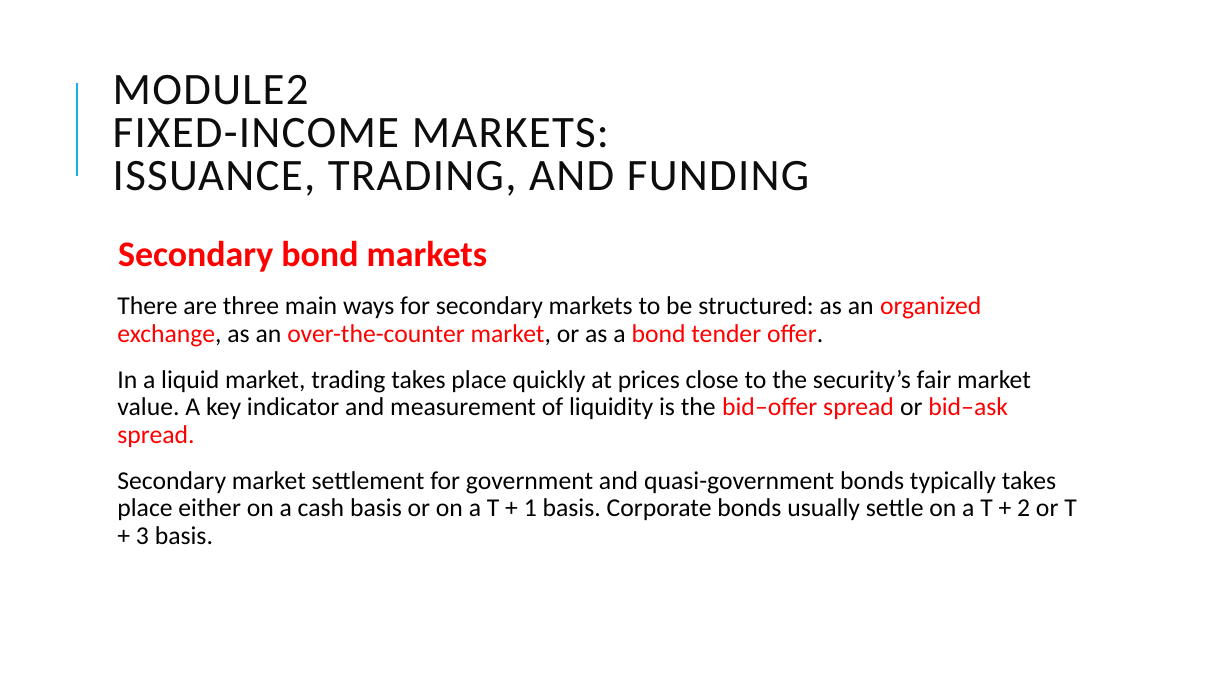
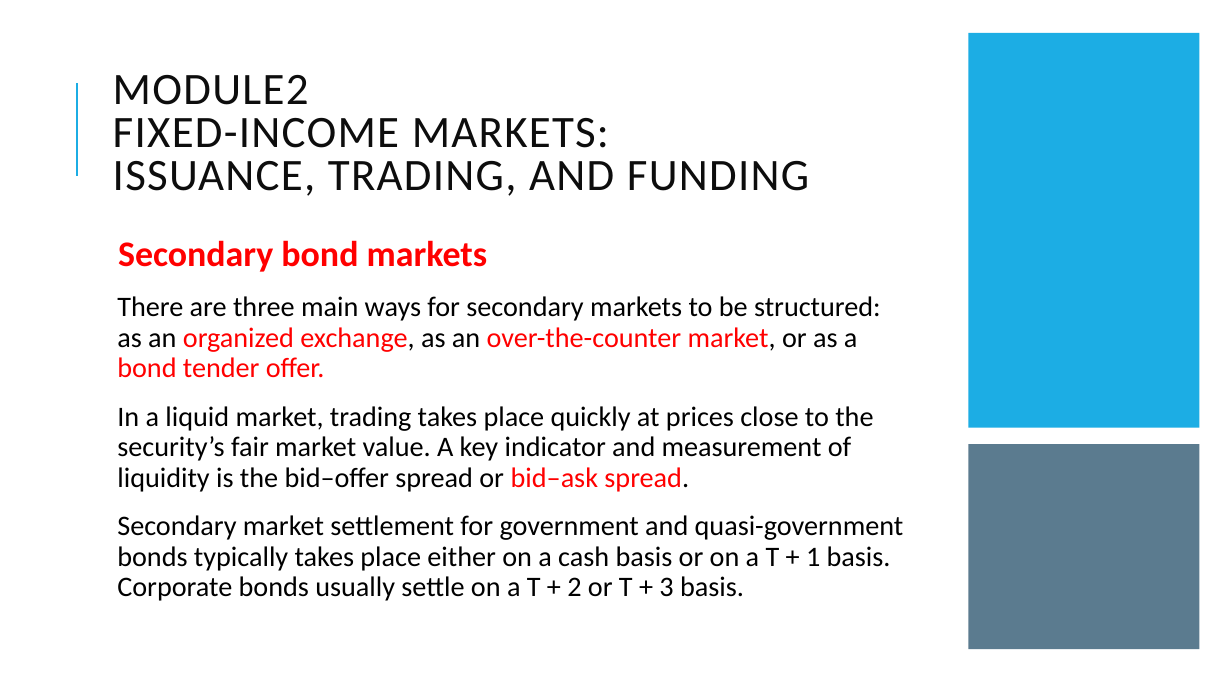
Before and after one commit to Isco0530/data, a slide deck: slide 66 of Fixed Income.pptx. Drawn at 1232x693 pixels with LibreOffice and Linux fonts; fonts in the diff are those of the drawing. Boxes give left, top, right and bottom in pixels: in the first picture for what was removed or moved away, otherwise in the second. Text is boxed around its words. In the diff, an @@ line names an element or a change of style, - is before the commit and + after.

```diff
--- a/Fixed Income.pptx
+++ b/Fixed Income.pptx
@@ rectangle added at [969,33,1200,428], fill #1CADE4 @@
@@ text at [117,296,904,601]: size 20 to 22 pt; text colour #000000 to #FF0000 in "offer."; text colour #FF0000 to #000000 in "bid–offer spread spread." @@
@@ rectangle added at [969,445,1200,650], fill #335B74 at 80% opacity @@
```
Also in this commit, not shown: 4 other slides changed.
